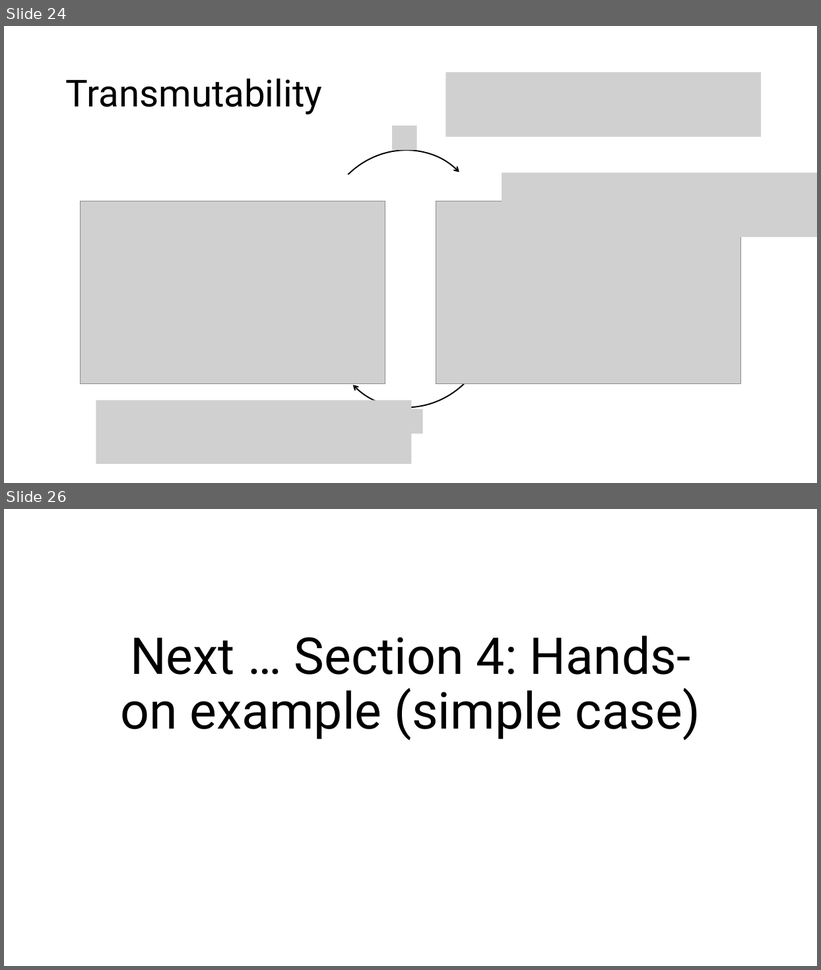
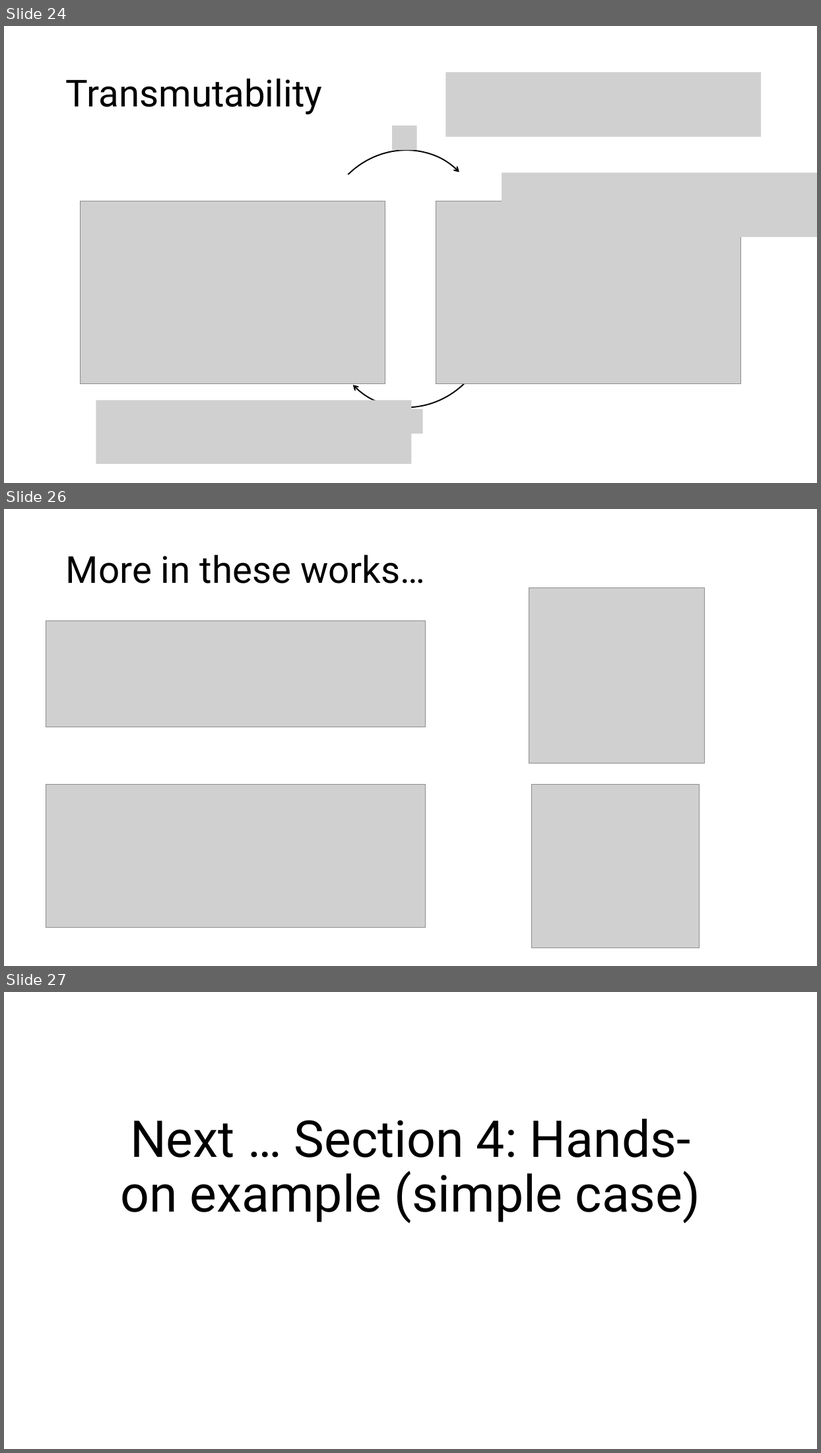
Before and after one commit to ttrikalin/des-R-course, a slide deck: master_files/materials/03_Sampling.pptx. Shown one above the other, each under a label of ours: slides 24 and 26 before the commit, slides 24, 26 and 27 after it; the slides between them are not shown. The pictures are 821x970 and 821x1453 pixels, drawn with LibreOffice and Linux fonts; fonts in the diff are those of the drawing; grey boxes stand for pictures. Boxes give left, top, right and bottom in pixels: in the first picture for what was removed or moved away, otherwise in the second. Text is boxed around its words. In the diff, an @@ line names an element or a change of style, - is before the commit and + after.

```diff
--- a/master_files/materials/03_Sampling.pptx
+++ b/master_files/materials/03_Sampling.pptx
@@ slide 26 added at (4,509,817,966), background #FFFFFF @@
@@ title added at (66,555,425,584), 44 pt, text #000000 @@
+More in these works…
@@ picture added at (529,588,705,763) @@
@@ picture added at (46,621,425,727) @@
@@ picture added at (46,785,425,928) @@
@@ picture added at (531,785,700,948) @@
@@ what was slide 26 is now slide 27 @@
```
Also in this commit, not shown: 1 slide changed, 8 other files.
